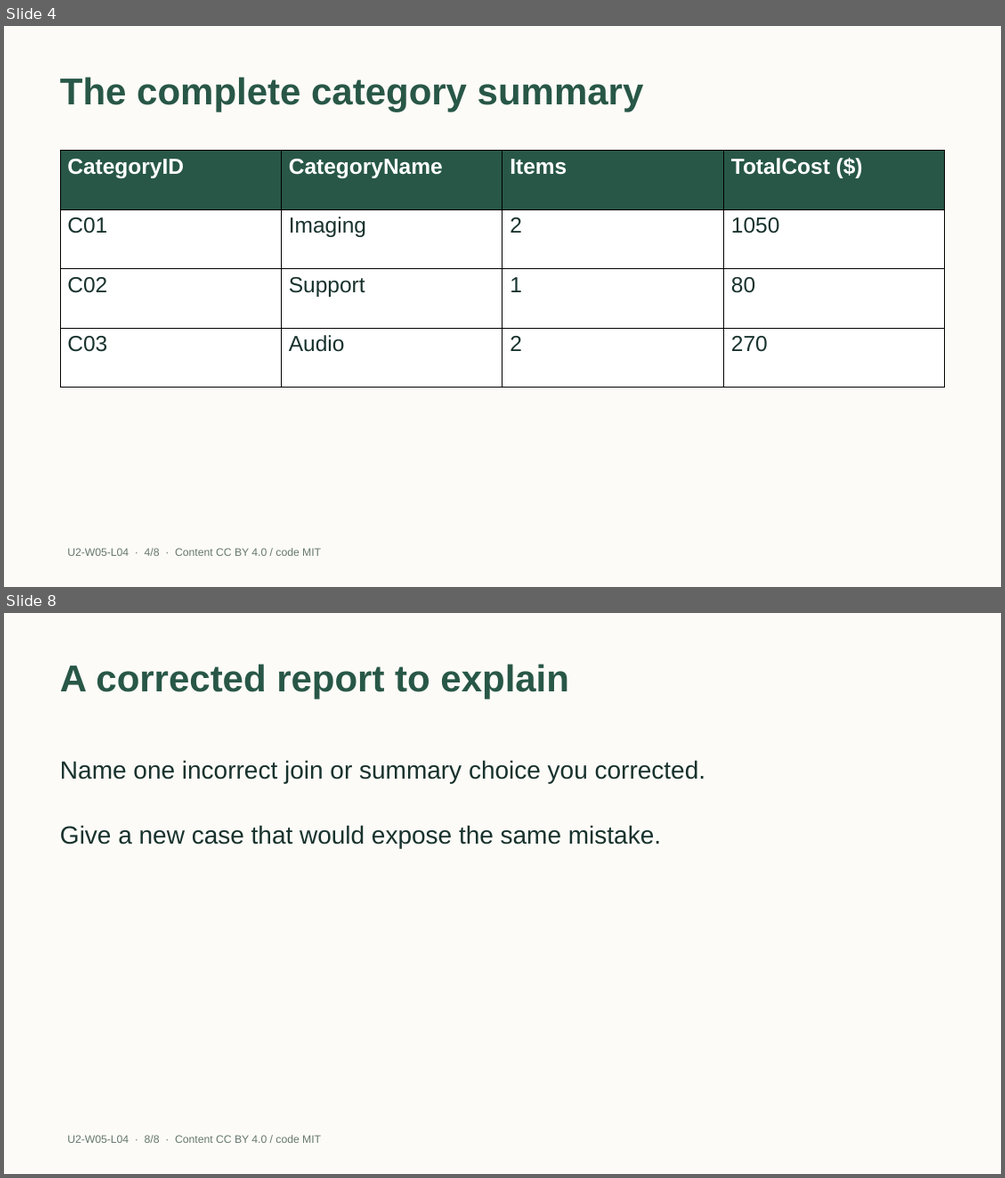
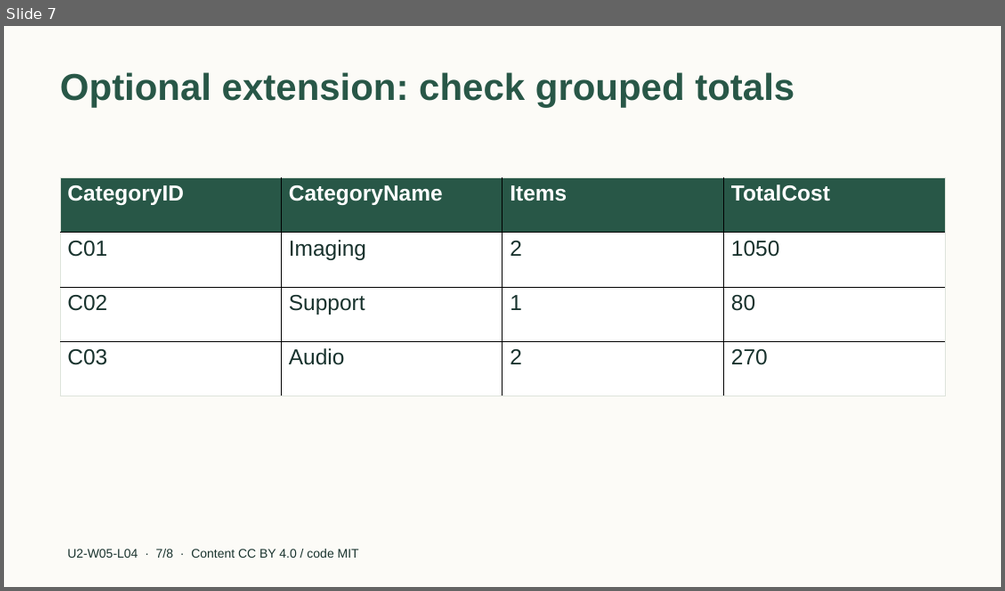
Before and after one commit to EdugenIO/cs-atar-textbook, a slide deck: dist/slides/u2-w05-l04.pptx. Shown one above the other, each under a label of ours: slides 4 and 8 before the commit, slide 7 after it; the slides between them are not shown. The pictures are 1005x1178 and 1005x591 pixels, drawn with LibreOffice and Linux fonts; fonts in the diff are those of the drawing. Boxes give left, top, right and bottom in pixels: in the first picture for what was removed or moved away, otherwise in the second. Text is boxed around its words. In the diff, an @@ line names an element or a change of style, - is before the commit and + after.

Commit message:
Separate Year 11 SQL core practice from optional extensions (S04)

```diff
--- a/dist/slides/u2-w05-l04.pptx
+++ b/dist/slides/u2-w05-l04.pptx
@@ slide 8 removed at (x1=4, y1=613, x2=1001, y2=1174), background #FCFBF7 @@
@@ title removed at (x1=60, y1=664, x2=569, y2=699) @@
-A corrected report to explain
@@ text removed at (x1=60, y1=760, x2=705, y2=783) @@
-Name one incorrect join or summary choice you corrected.
@@ text removed at (x1=60, y1=825, x2=661, y2=848) @@
-Give a new case that would expose the same mistake.
@@ text removed at (x1=67, y1=1135, x2=321, y2=1143) @@
-U2-W05-L04 · 8/8 · Content CC BY 4.0 / code MIT
@@ what was slide 4 is now slide 7 @@
@@ slide 7 changed as well @@
@@ title removed at (x1=60, y1=77, x2=644, y2=112) @@
-The complete category summary
@@ title added at (x1=60, y1=72, x2=794, y2=108), 36 pt, text #285747, bold @@
+Optional extension: check grouped totals
@@ table at (x1=60, y1=178, x2=946, y2=396) @@
-row 1, column 4: TotalCost ($)
+row 1, column 4: TotalCost
@@ borders changed @@
@@ table resized from (x1=60, y1=151, x2=946, y2=388) to (x1=60, y1=178, x2=946, y2=396) @@
@@ text at (x1=67, y1=548, x2=359, y2=557): text changed; size 10.5 to 12 pt; text colour #66786F to #18322D @@
-U2-W05-L04 · 4/8 · Content CC BY 4.0 / code MIT
+U2-W05-L04 · 7/8 · Content CC BY 4.0 / code MIT
```
Also in this commit, not shown: 2 other slides changed, 5 slides added, 4 other slides removed, 37 other files.
